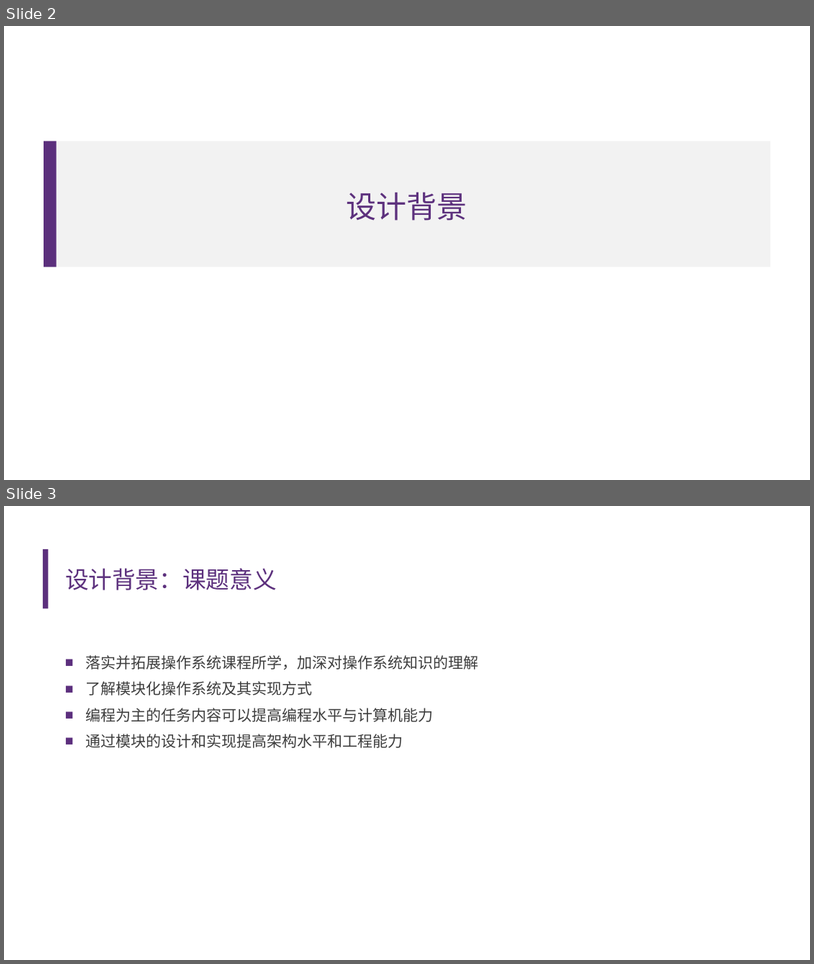
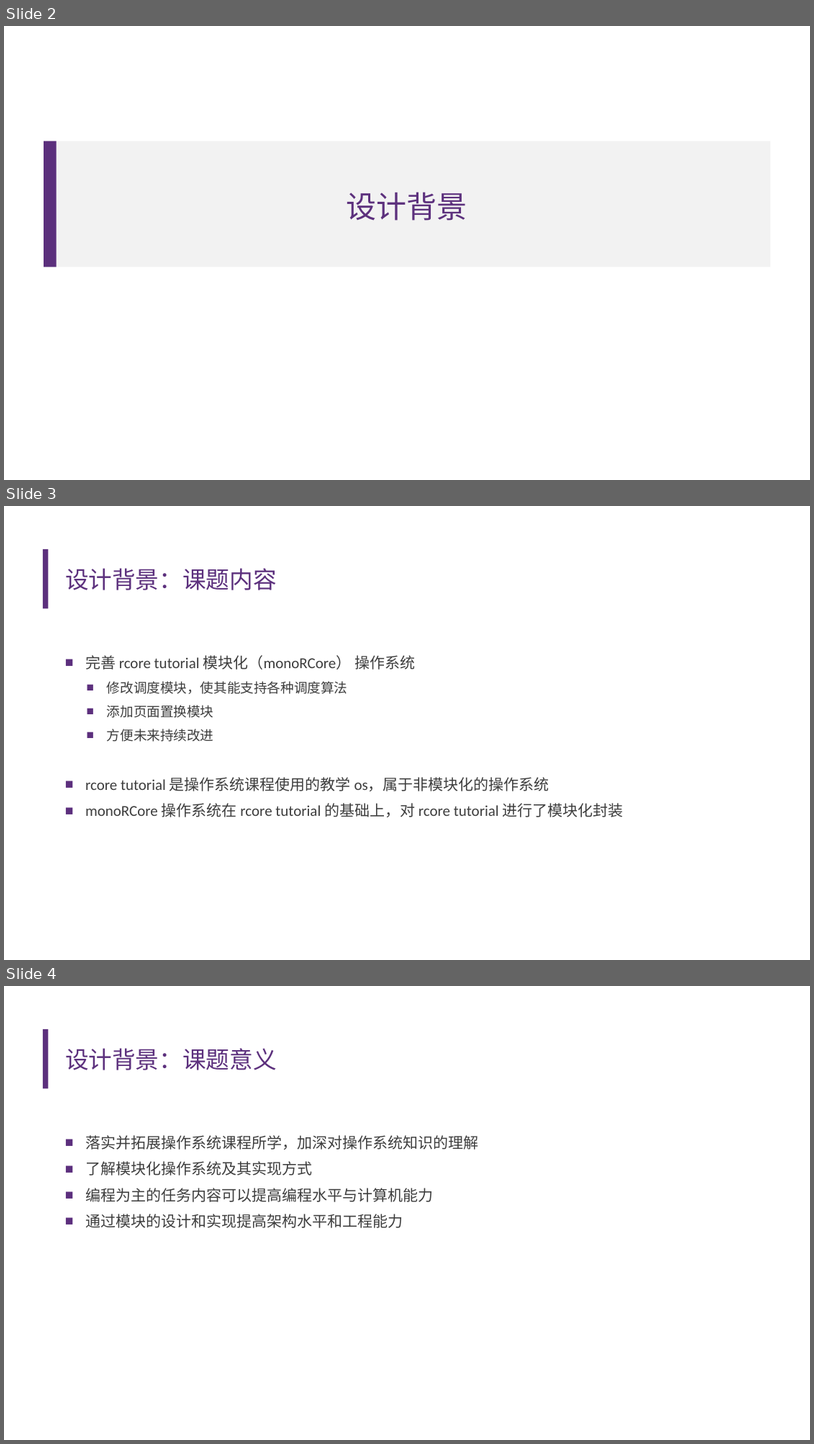
Before and after one commit to emily-jia/monoRCore, a slide deck: 开题报告.pptx. Shown one above the other, each under a label of ours: slides 2 and 3 before the commit, slides 2, 3 and 4 after it. The pictures are 814x964 and 814x1444 pixels, drawn with LibreOffice and Linux fonts; fonts in the diff are those of the drawing; background and template pictures are left out. Boxes give left, top, right and bottom in pixels: in the first picture for what was removed or moved away, otherwise in the second. Text is boxed around its words. In the diff, an @@ line names an element or a change of style, - is before the commit and + after.

```diff
--- a/开题报告.pptx
+++ b/开题报告.pptx
@@ slide 3 added at (x1=4, y1=506, x2=810, y2=960), background #FFFFFF; not listed: 1 template element that a slide beside it also shows @@
@@ title added at (x1=65, y1=568, x2=277, y2=590), 28 pt, text #5C307D @@
+设计背景：课题内容
@@ text added at (x1=85, y1=655, x2=624, y2=817), 18 pt, text #3D3D3D @@
+■ 完善 rcore tutorial 模块化（monoRCore） 操作系统
+  ■ 修改调度模块，使其能支持各种调度算法
+  ■ 添加页面置换模块
+  ■ 方便未来持续改进
+■ rcore tutorial 是操作系统课程使用的教学 os，属于非模块化的操作系统
+■ monoRCore 操作系统在 rcore tutorial 的基础上，对 rcore tutorial 进行了模块化封装
@@ what was slide 3 is now slide 4 @@
```
Also in this commit, not shown: 4 slides changed, 12 other files.
